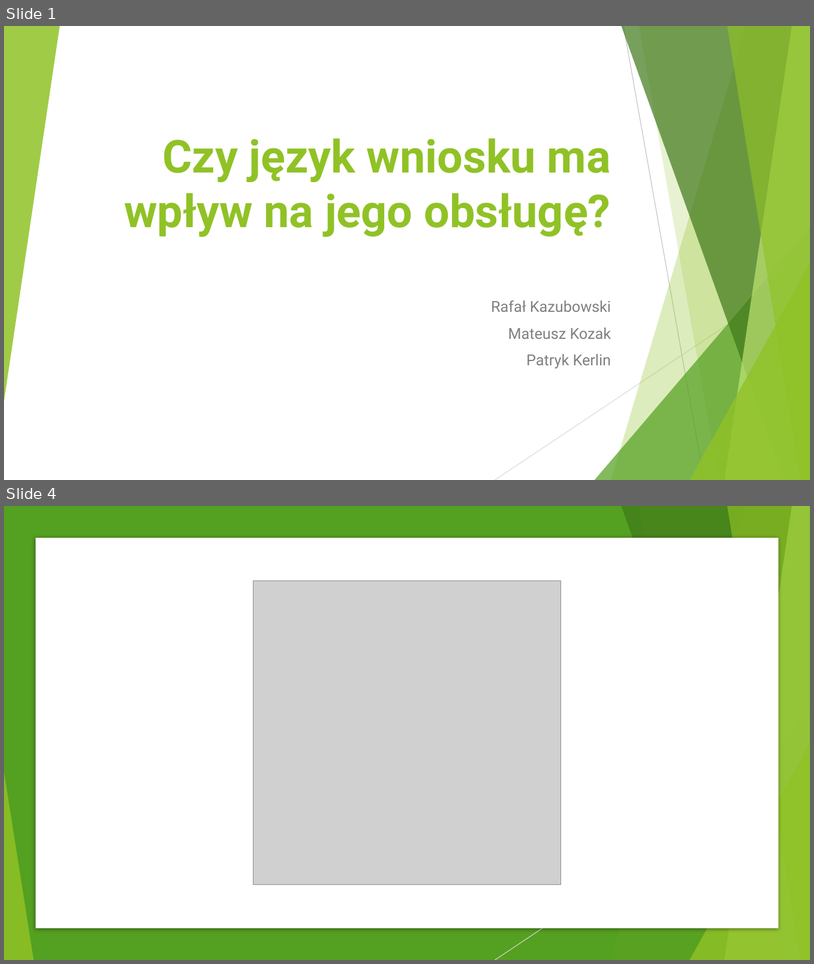
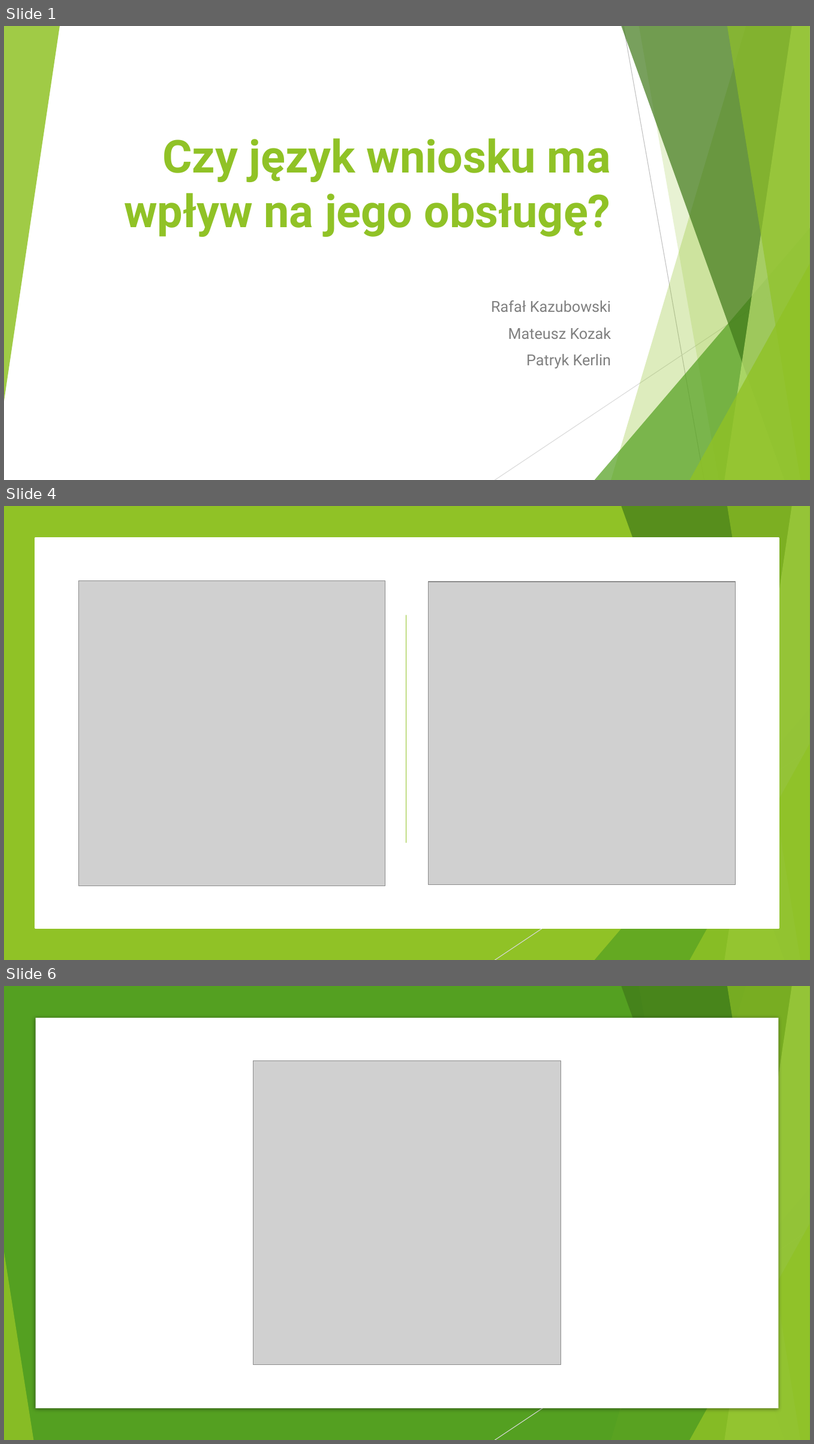
Before and after one commit to infoshareacademy/jdsz3-TeamB, a slide deck: projektsql/Czy język wniosku ma wpływ na jego obsługę.pptx. Shown one above the other, each under a label of ours: slides 1 and 4 before the commit, slides 1, 4 and 6 after it; the slides between them are not shown. The pictures are 814x964 and 814x1444 pixels, drawn with LibreOffice and Linux fonts; fonts in the diff are those of the drawing; grey boxes stand for pictures. Boxes give left, top, right and bottom in pixels: in the first picture for what was removed or moved away, otherwise in the second. Text is boxed around its words. In the diff, an @@ line names an element or a change of style, - is before the commit and + after.

```diff
--- a/projektsql/Czy język wniosku ma wpływ na jego obsługę.pptx
+++ b/projektsql/Czy język wniosku ma wpływ na jego obsługę.pptx
@@ slide 4 added at (4,506,810,960), background #FFFFFF; not listed: 9 template elements that a slide beside it also shows @@
@@ rectangle added at (4,506,810,960), fill #90C226 @@
@@ rectangle added at (35,538,779,928), fill #FFFFFF, outline #FFFFFF 1.75 pt @@
@@ picture added at (79,581,386,885) @@
@@ picture added at (428,582,736,885) @@
@@ line added from (406, 615) to (406, 843), #90C226 1 pt @@
@@ group added at (4,506,810,960): 5 freeform shapes, 3 triangles, 1 line @@
@@ what was slide 4 is now slide 6 @@
```
Also in this commit, not shown: 6 slides changed, 4 other slides added, 3 slides removed, 1 other file.
